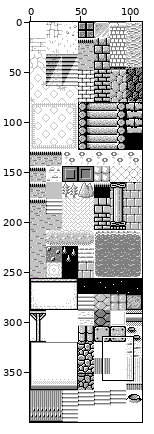
Sprite sheet -- saga/res/maps/tilesets/lower2.PNG. Above, an overview of the earlier version with the close-up marked.
Close-up. Before the edit:
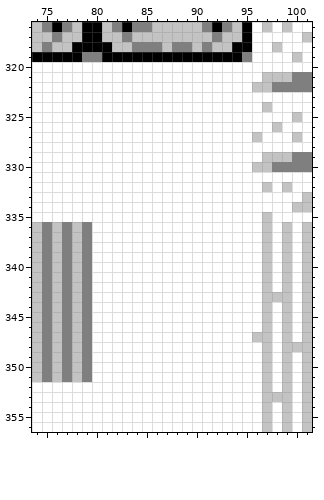
The file is 112x400 pixels. Colours within 5 levels of each other are drawn and written as one. Shown: x 74..101, y 316..356.
The same view after the edit:
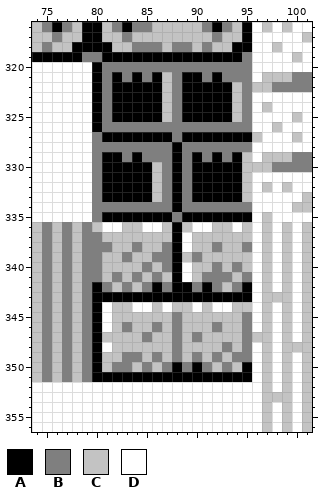
Palette (. is transparent): A #000000  B #7f7f7f  C #c3c3c3  D #ffffff
From the commit log: Added more tiles for world 4
The edit:
{"y":320,"x":80,"old":"DDDDDDDDDDDDDDDD","new":"ABBBBBBBBBBBBBBB"}
{"y":321,"x":80,"old":"DDDDDDDDDDDDDDDD","new":"ABABABACBAABABBB"}
{"y":322,"x":80,"old":"DDDDDDDDDDDDDDDD","new":"ABAAAAACBAAAAACB"}
{"y":323,"x":80,"old":"DDDDDDDDDDDDDDDD","new":"ABAAAAACBAAAAACB"}
{"y":324,"x":80,"old":"DDDDDDDDDDDDDDDD","new":"ABAAAAACBAAAAACB"}
{"y":325,"x":80,"old":"DDDDDDDDDDDDDDDD","new":"ABAAAAACBAAAAACB"}
{"y":326,"x":80,"old":"DDDDDDDDDDDDDDDD","new":"ABBBBBBBBBBBBBBB"}
{"y":327,"x":80,"old":"DDDDDDDDDDDDDDDD","new":"BAAAAAAABAAAAAAA"}
{"y":328,"x":80,"old":"DDDDDDDDDDDDDDDD","new":"BBBBBBBBABBBBBBB"}
{"y":329,"x":80,"old":"DDDDDDDDDDDDDDDD","new":"BAABABBBABABABAC"}
{"y":330,"x":80,"old":"DDDDDDDDDDDDDDDD","new":"BAAAAACBABAAAAAC"}
{"y":331,"x":80,"old":"DDDDDDDDDDDDDDDD","new":"BAAAAACBABAAAAAC"}
{"y":332,"x":80,"old":"DDDDDDDDDDDDDDDD","new":"BAAAAACBABAAAAAC"}
{"y":333,"x":80,"old":"DDDDDDDDDDDDDDDD","new":"BAAAAACBABAAAAAC"}
{"y":334,"x":80,"old":"DDDDDDDDDDDDDDDD","new":"BBBBBBBBABBBBBBB"}
{"y":335,"x":80,"old":"DDDDDDDDDDDDDDDD","new":"BAAAAAAABAAAAAAA"}
{"y":336,"x":80,"old":"D","new":"C"}
{"y":336,"x":83,"old":"DD","new":"CC"}
{"y":336,"x":87,"old":"DDD","new":"CAC"}
{"y":336,"x":92,"old":"DD","new":"CC"}
{"y":336,"x":95,"old":"D","new":"C"}
{"y":337,"x":80,"old":"DDDDDDDDD","new":"BCCCCCCCA"}
{"y":337,"x":90,"old":"DDDDDD","new":"CCCCCC"}
{"y":338,"x":80,"old":"DDDDDDDDD","new":"BBCCBCCBA"}
{"y":338,"x":90,"old":"DDDDDD","new":"CCBCCB"}
{"y":339,"x":80,"old":"DDDDDDDDDDDDDDDD","new":"BCCBCCBBACBCCCCC"}
{"y":340,"x":80,"old":"DDDDDDDDD","new":"BCCCCBCBA"}
{"y":340,"x":90,"old":"DDDDDD","new":"CCBCBC"}
{"y":341,"x":80,"old":"DDDDDDDDD","new":"BCBCBCBCA"}
{"y":341,"x":90,"old":"DDDDDD","new":"CBBBCB"}
{"y":342,"x":80,"old":"DDDDDDDDDDDDDDDD","new":"ABCBCBABAABABCBA"}
{"y":343,"x":80,"old":"DDDDDDDDDDDDDDDD","new":"AAAAAAAAAAAAAAAA"}
{"y":344,"x":80,"old":"D","new":"A"}
{"y":344,"x":82,"old":"DD","new":"CC"}
{"y":344,"x":86,"old":"D","new":"C"}
{"y":344,"x":88,"old":"DD","new":"CC"}
{"y":344,"x":91,"old":"D","new":"C"}
{"y":344,"x":94,"old":"DD","new":"CC"}
{"y":345,"x":80,"old":"D","new":"A"}
{"y":345,"x":82,"old":"DDDDDDDDDDDDDD","new":"CCCCCCBCCCCCCB"}
{"y":346,"x":80,"old":"D","new":"A"}
{"y":346,"x":82,"old":"DDDDDDDDDDDDDD","new":"CBCCBCBCCCBCCB"}
{"y":347,"x":80,"old":"DDDDDDDDDDDDDDDD","new":"ACCCCBCCBCBCCCCB"}
{"y":348,"x":80,"old":"D","new":"A"}
{"y":348,"x":82,"old":"DDDDDDDDDDDDDD","new":"CCCCCCBCCCCBCB"}
{"y":349,"x":80,"old":"DDDDDDDDDDDDDDDD","new":"ACCBBCBCBCBCBCBB"}
{"y":350,"x":80,"old":"DDDDDDDDDDDDDDDD","new":"ACBBCBCBABABCBCA"}
{"y":351,"x":80,"old":"DDDDDDDDDDDDDDDD","new":"AAAAAAAAAAAAAAAA"}
{"label":"changed","picture_box":[92,62,252,382]}
